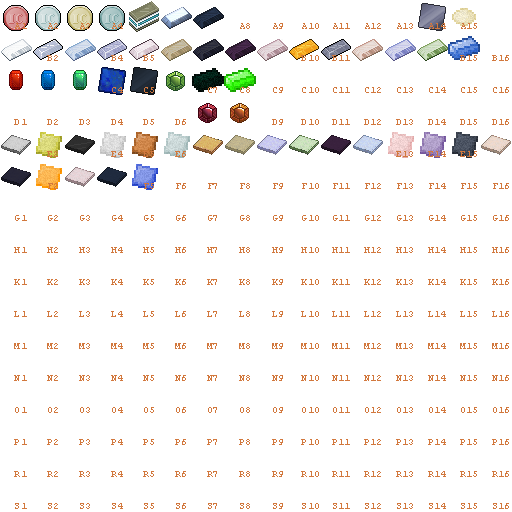
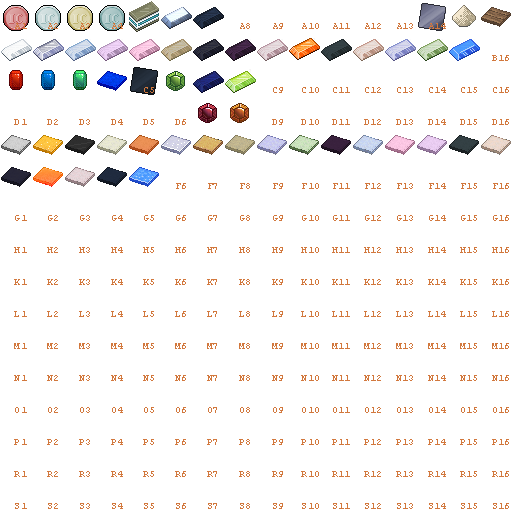
Layer changes from the first 512×512 image to the second:
renamed "Layer 15" to "Layer 42", moved it above "Layer 41", painted on it over [left=97, top=39, right=256, bottom=187]
added layer "Layer 41" above "Layer 40" over [left=452, top=5, right=476, bottom=27]
renamed "Layer 28" to "Layer 40", painted on it over [left=33, top=5, right=511, bottom=187]
removed layer "Layer 22" over [left=97, top=39, right=383, bottom=155]
removed layer "Layer 30" over [left=289, top=39, right=447, bottom=155]
added layer "Layer 43" above "Layer 44" over [left=33, top=135, right=63, bottom=155]
renamed "Layer 21" to "Layer 44", painted on it over [left=192, top=71, right=256, bottom=93]
removed layer "Layer 17" over [left=352, top=39, right=383, bottom=61]
painted on "num" over [left=33, top=8, right=480, bottom=190]
